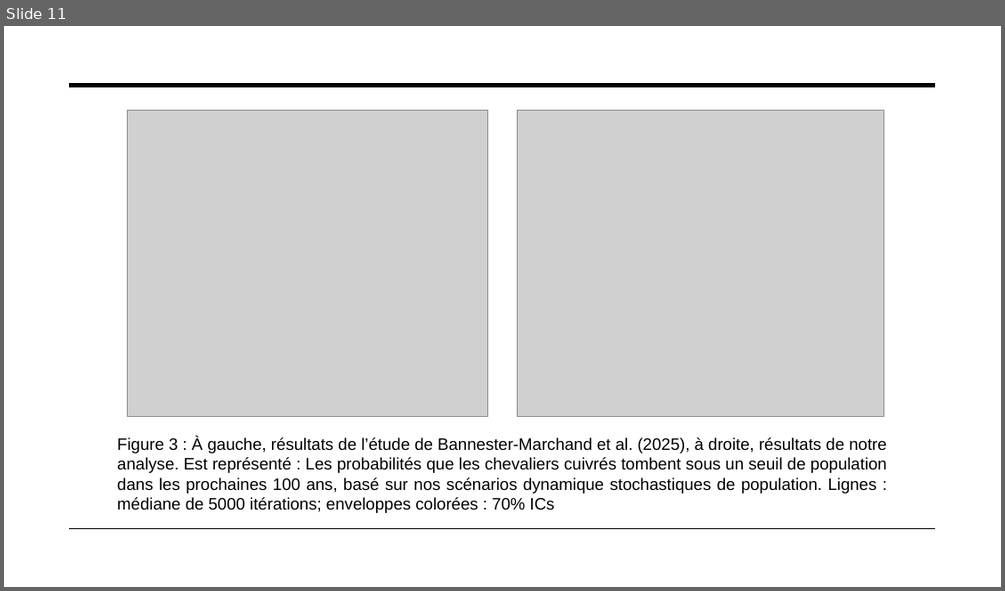
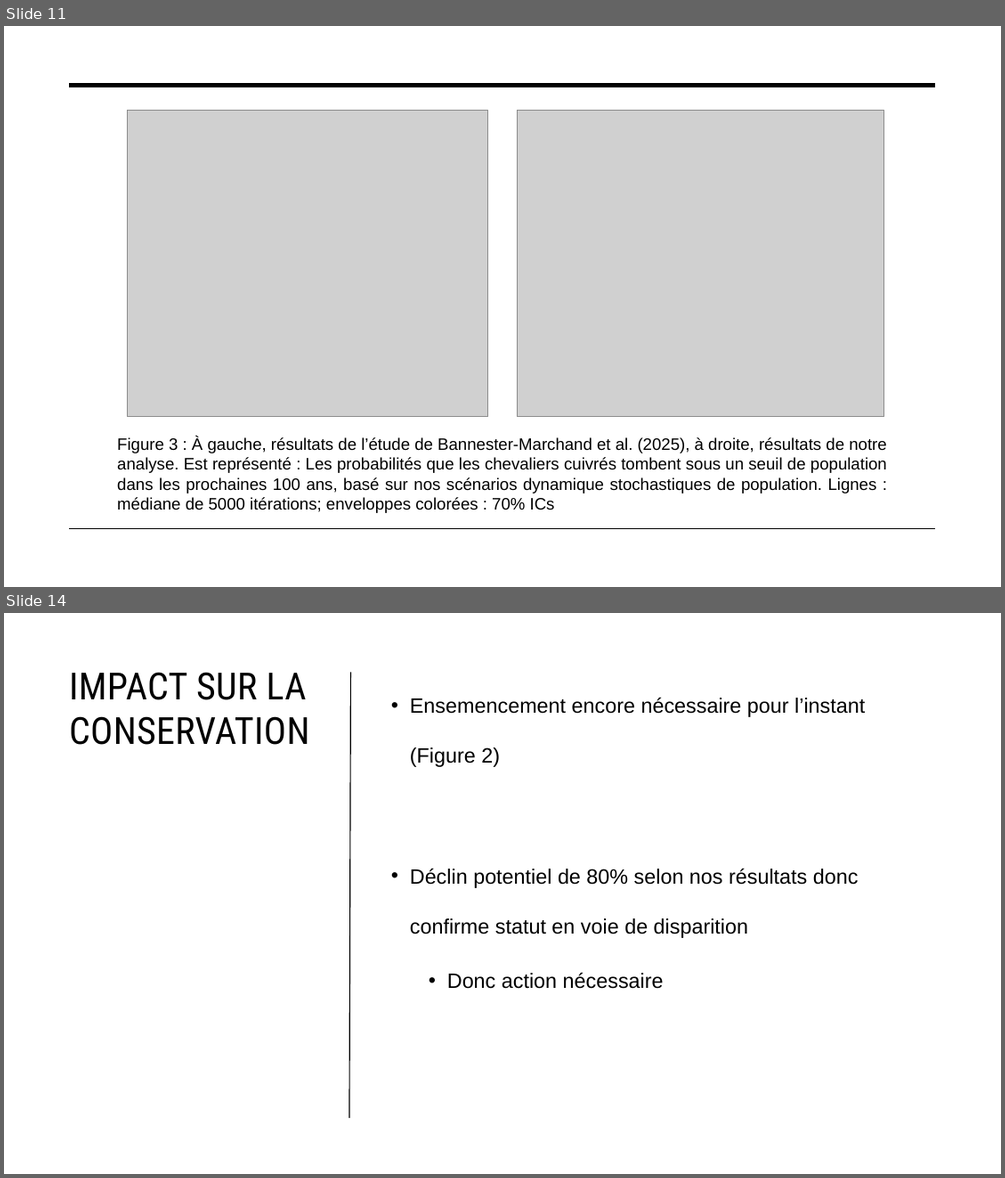
Before and after one commit to PlasseTristan/Projet_final, a slide deck: Rapport/Chevalier_cuivré.pptx. Shown one above the other, each under a label of ours: slide 11 before the commit, slides 11 and 14 after it; the slides between them are not shown. The pictures are 1005x591 and 1005x1178 pixels, drawn with LibreOffice and Linux fonts; fonts in the diff are those of the drawing; grey boxes stand for pictures. Boxes give left, top, right and bottom in pixels: in the first picture for what was removed or moved away, otherwise in the second. Text is boxed around its words. In the diff, an @@ line names an element or a change of style, - is before the commit and + after.

```diff
--- a/Rapport/Chevalier_cuivré.pptx
+++ b/Rapport/Chevalier_cuivré.pptx
@@ slide 14 added at (x1=4, y1=613, x2=1001, y2=1174), background #FFFFFF @@
@@ title added at (x1=69, y1=672, x2=309, y2=745), 36 pt, text #000000 @@
+IMPACT SUR LA CONSERVATION
@@ line added from (349, 1118) to (351, 672), #000000 1 pt @@
@@ text added at (x1=410, y1=697, x2=865, y2=989), 20 pt, text #000000 @@
+• Ensemencement encore nécessaire pour l’instant (Figure 2)
+• Déclin potentiel de 80% selon nos résultats donc confirme statut en voie de disparition
+  • Donc action nécessaire
```
Also in this commit, not shown: 1 slide changed, 3 other slides added, 2 other files.
